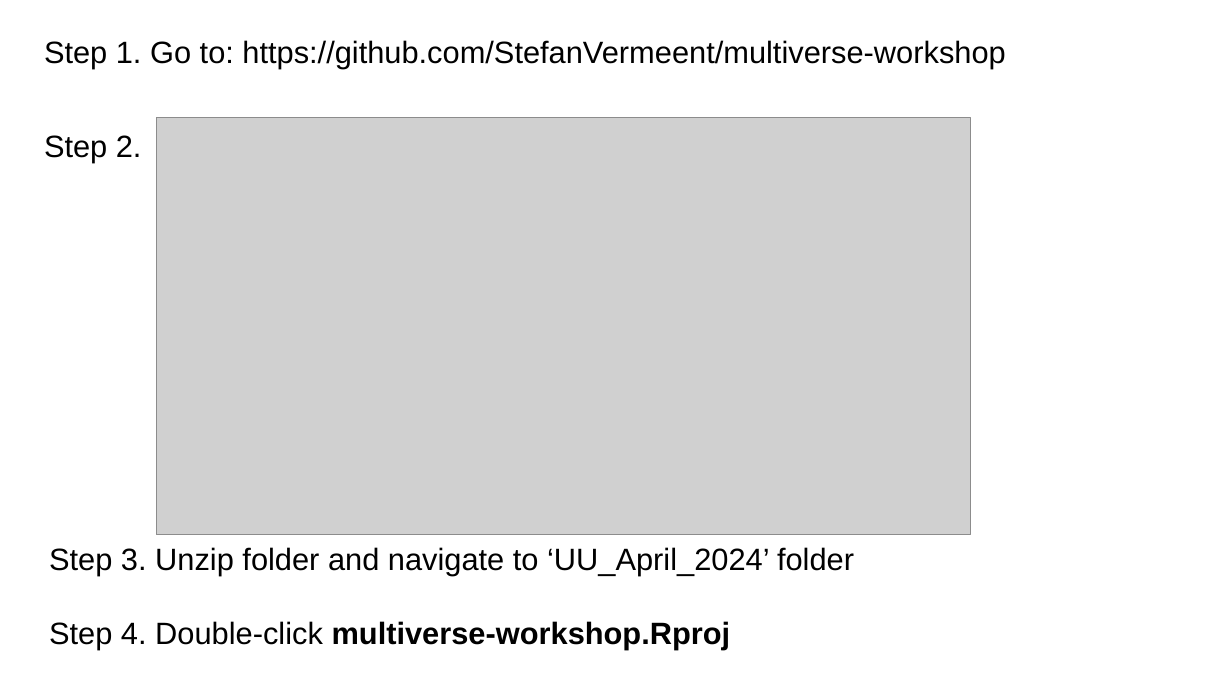
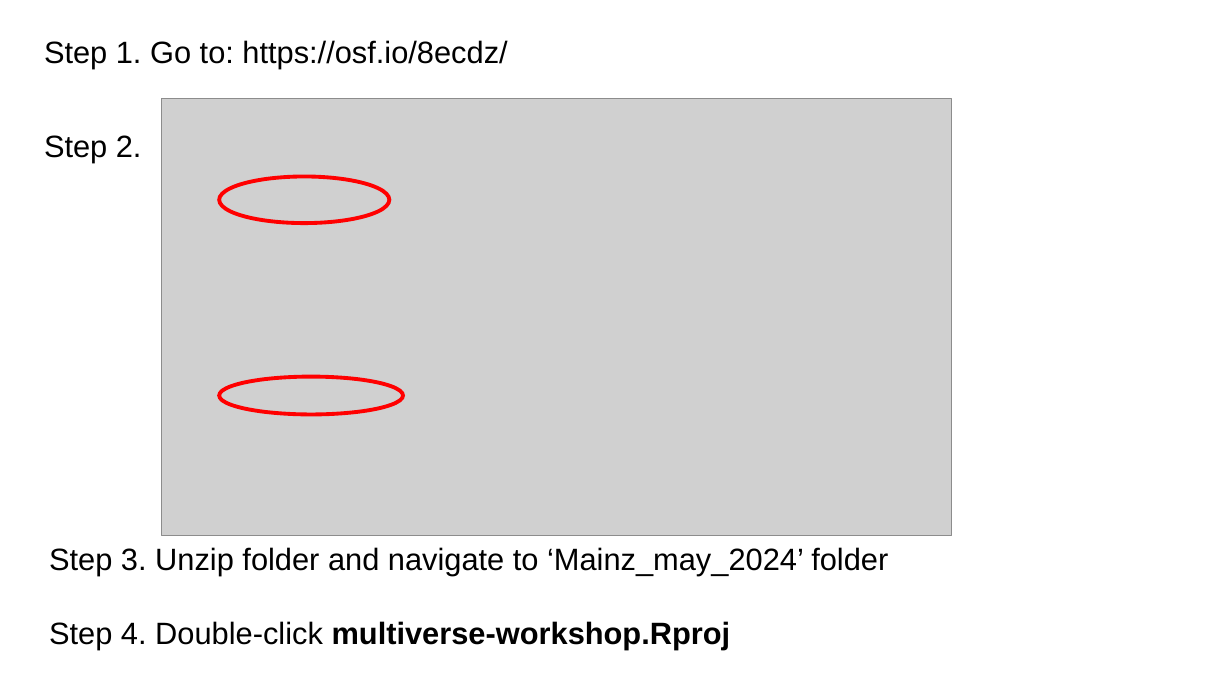
Before and after one commit to StefanVermeent/multiverse-workshop, a slide deck: slide 14 of Mainz_may_2024/intro-to-multiverse.pptx. Drawn at 1232x693 pixels with LibreOffice and Linux fonts; fonts in the diff are those of the drawing; grey boxes stand for pictures. Boxes give left, top, right and bottom in pixels: in the first picture for what was removed or moved away, otherwise in the second. Text is boxed around its words. In the diff, an @@ line names an element or a change of style, - is before the commit and + after.

Commit message:
final tweaks to Mainz powerpoint

```diff
--- a/Mainz_may_2024/intro-to-multiverse.pptx
+++ b/Mainz_may_2024/intro-to-multiverse.pptx
@@ text at bbox=[44, 40, 507, 68]: text changed @@
-Step 1. Go to: https://github.com/StefanVermeent/multiverse-workshop
+Step 1. Go to: https://osf.io/8ecdz/
@@ picture: place and size @@
-picture at bbox=[156, 117, 970, 535]
+picture at bbox=[162, 99, 952, 536]
@@ ellipse added at bbox=[219, 177, 389, 223], outline #FF0000 3 pt @@
@@ ellipse added at bbox=[219, 377, 403, 415], outline #FF0000 3 pt @@
@@ text at bbox=[49, 547, 888, 575]: text changed @@
-Step 3. Unzip folder and navigate to ‘UU_April_2024’ folder
+Step 3. Unzip folder and navigate to ‘Mainz_may_2024’ folder
```
